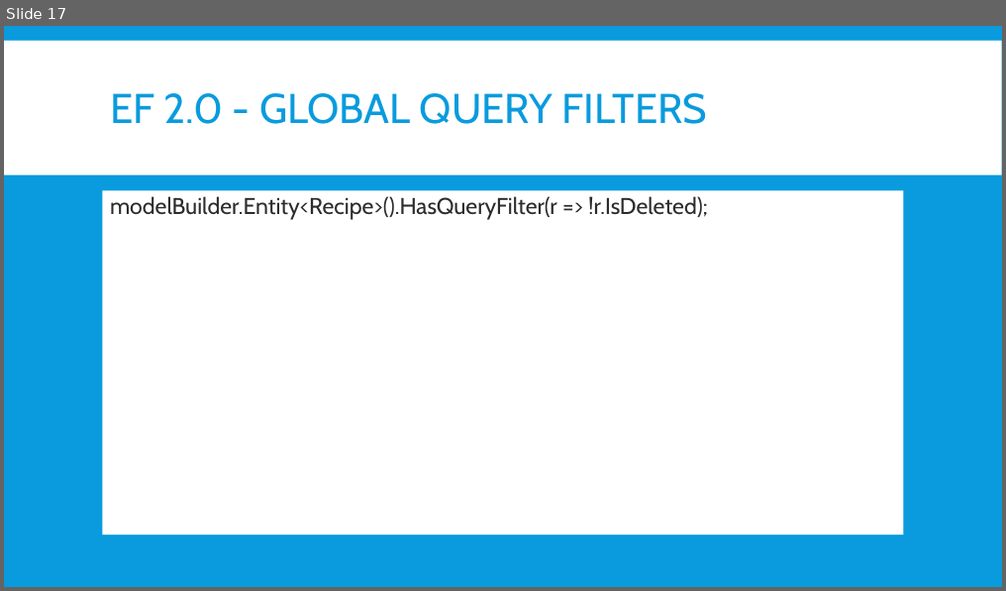
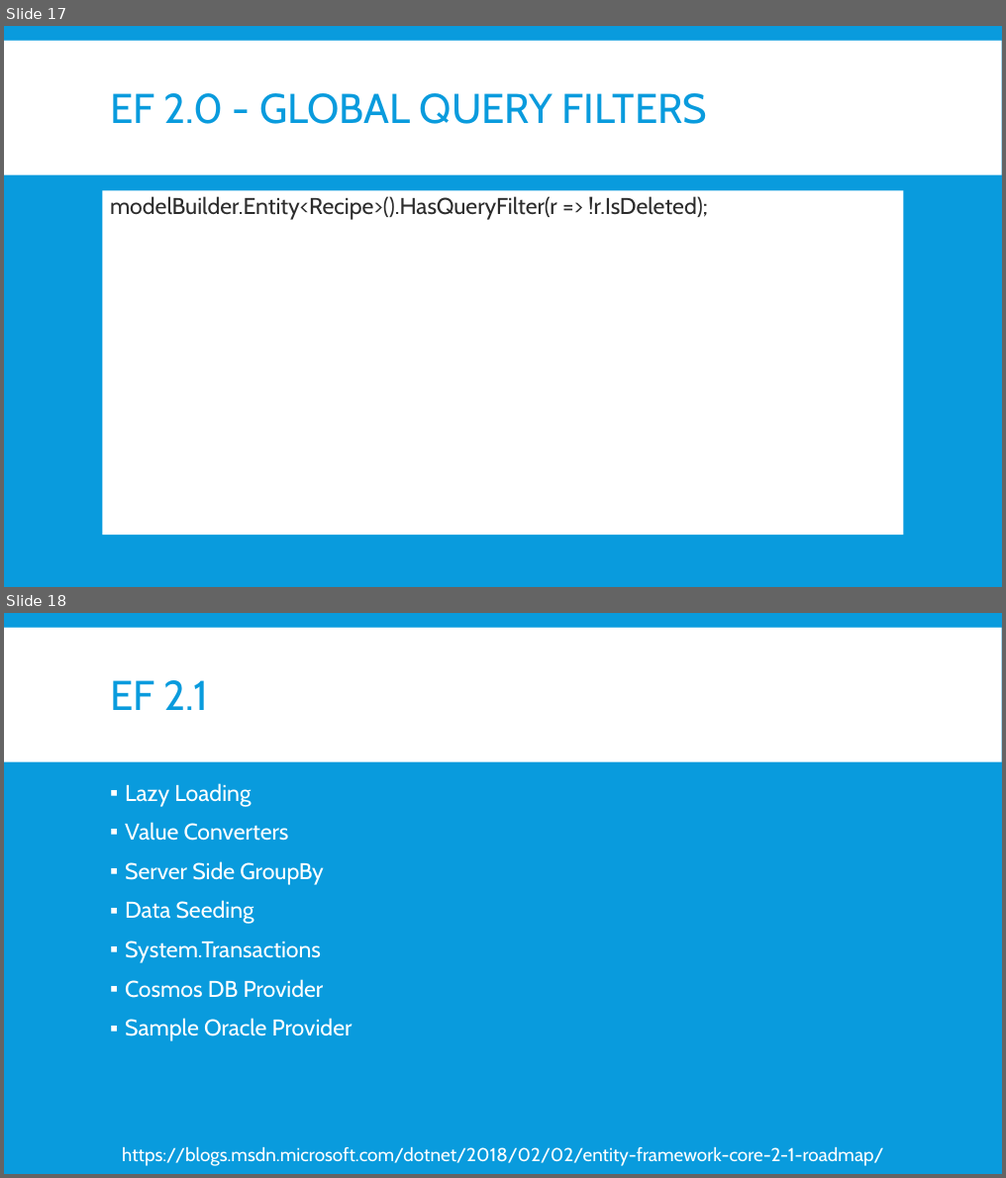
Before and after one commit to jwooley/EfCore, a slide deck: EfCoreGettingStarted.pptx. Shown one above the other, each under a label of ours: slide 17 before the commit, slides 17 and 18 after it. The pictures are 1006x591 and 1006x1178 pixels, drawn with LibreOffice and Linux fonts; fonts in the diff are those of the drawing. Boxes give left, top, right and bottom in pixels: in the first picture for what was removed or moved away, otherwise in the second. Text is boxed around its words. In the diff, an @@ line names an element or a change of style, - is before the commit and + after.

```diff
--- a/EfCoreGettingStarted.pptx
+++ b/EfCoreGettingStarted.pptx
@@ slide 18 added at <box>4,613,1002,1174</box>, background #099BDD; not listed: 1 template element that a slide beside it also shows @@
@@ title added at <box>110,680,209,710</box>, 40 pt, text #099BDD @@
+EF 2.1
@@ text added at <box>125,783,352,1042</box>, 22 pt, text #FFFFFF @@
+▪ Lazy Loading
+▪ Value Converters
+▪ Server Side GroupBy
+▪ Data Seeding
+▪ System.Transactions
+▪ Cosmos DB Provider
+▪ Sample Oracle Provider
@@ text added at <box>122,1147,883,1166</box>, 18 pt, text #FFFFFF @@
+https://blogs.msdn.microsoft.com/dotnet/2018/02/02/entity-framework-core-2-1-roadmap/
```
Also in this commit, not shown: 1 slide changed.
